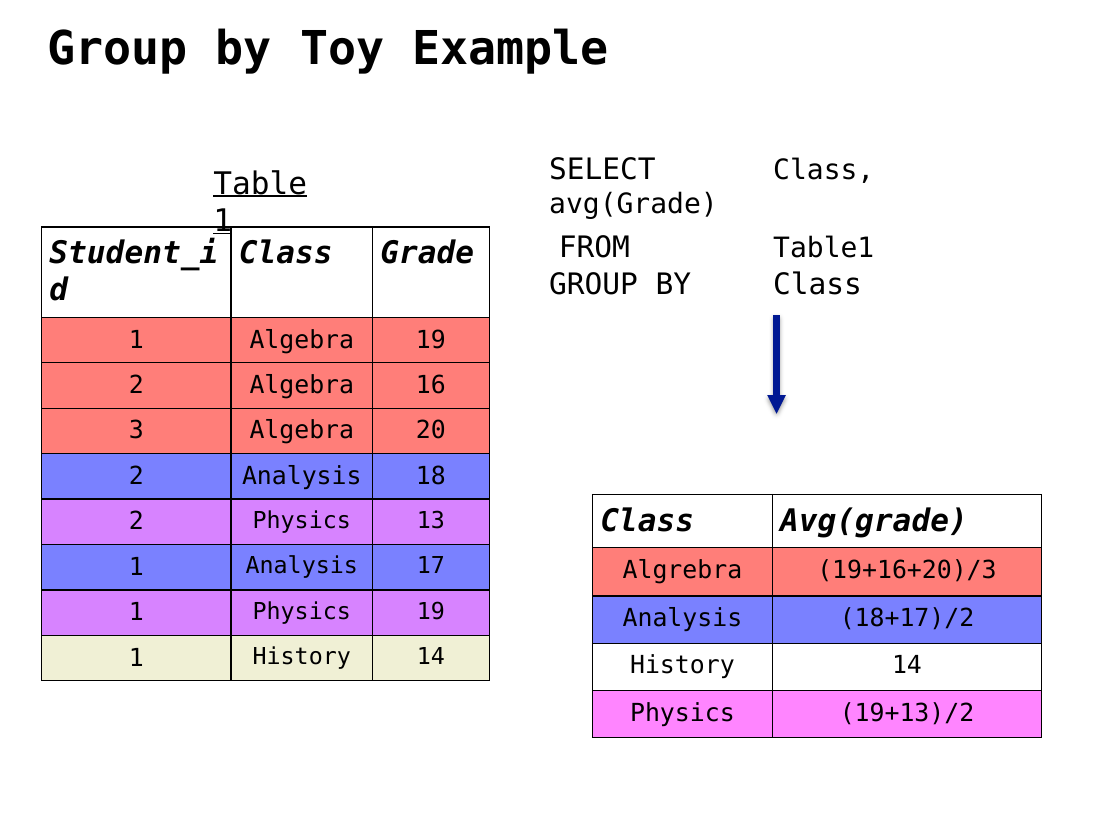
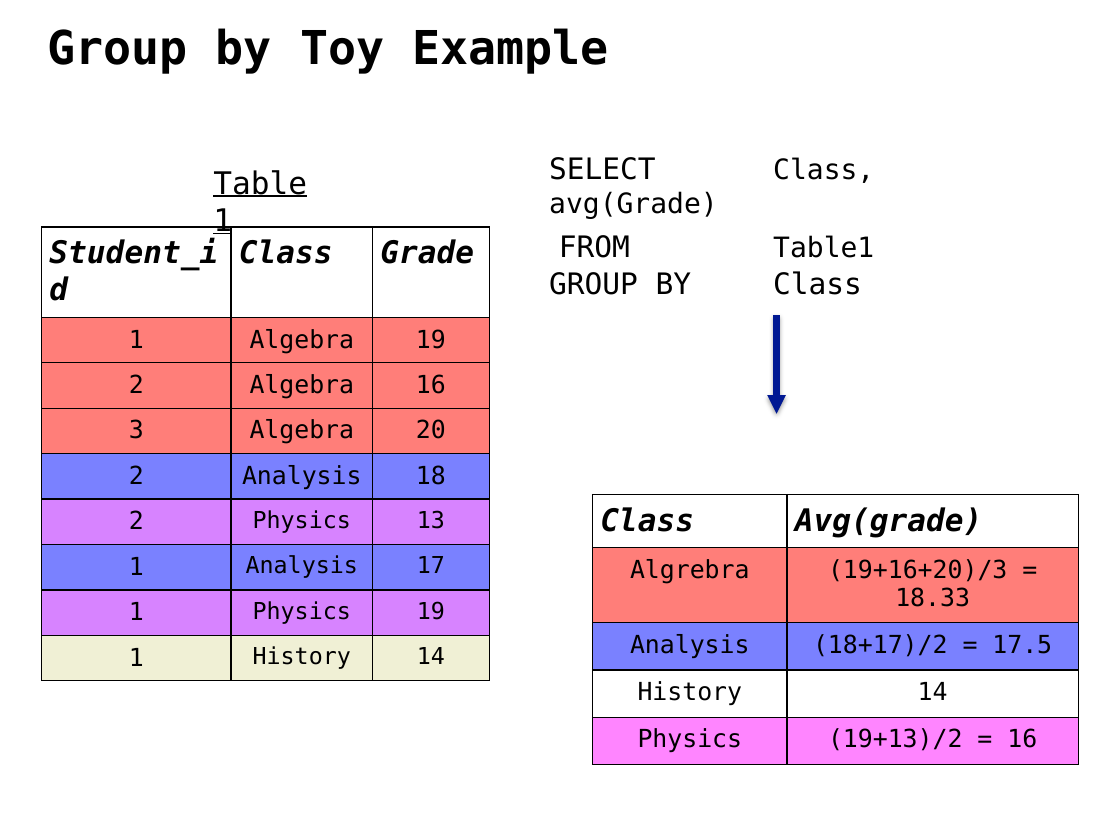
Before and after one commit to ipeirotis/introduction-to-databases, a slide deck: slide 57 of C-SQL.pptx (slide 51 before the commit). Drawn at 1120x840 pixels with LibreOffice and Linux fonts; fonts in the diff are those of the drawing. Boxes give left, top, right and bottom in pixels: in the first picture for what was removed or moved away, otherwise in the second. Text is boxed around its words. In the diff, an @@ line names an element or a change of style, - is before the commit and + after.

```diff
--- a/C-SQL.pptx
+++ b/C-SQL.pptx
@@ table at (x1=592, y1=495, x2=1079, y2=757) @@
-row 2, column 2: (19+16+20)/3
+row 2, column 2: (19+16+20)/3 = 18.33
-row 3, column 2: (18+17)/2
+row 3, column 2: (18+17)/2 = 17.5
-row 5, column 2: (19+13)/2
+row 5, column 2: (19+13)/2 = 16
@@ table resized from (x1=592, y1=495, x2=1042, y2=738) to (x1=592, y1=495, x2=1079, y2=757) @@
```
Also in this commit, not shown: 15 other slides changed, 9 slides added.
